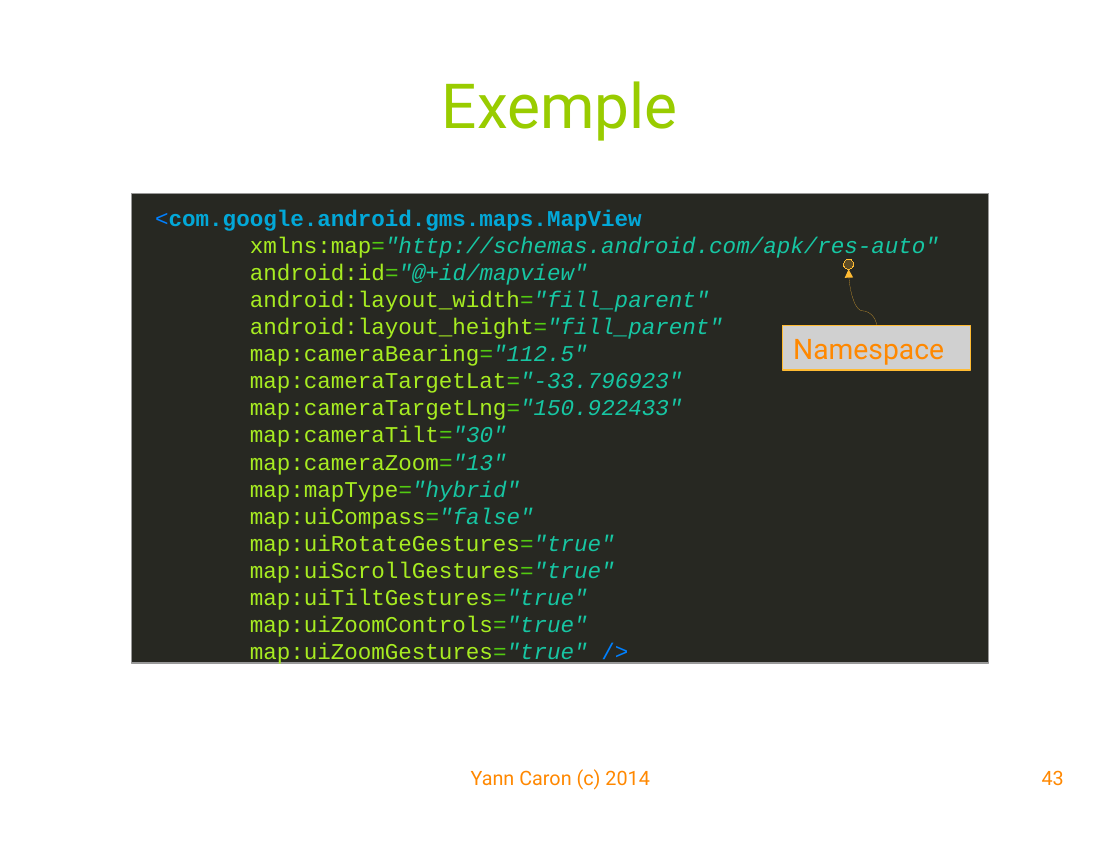
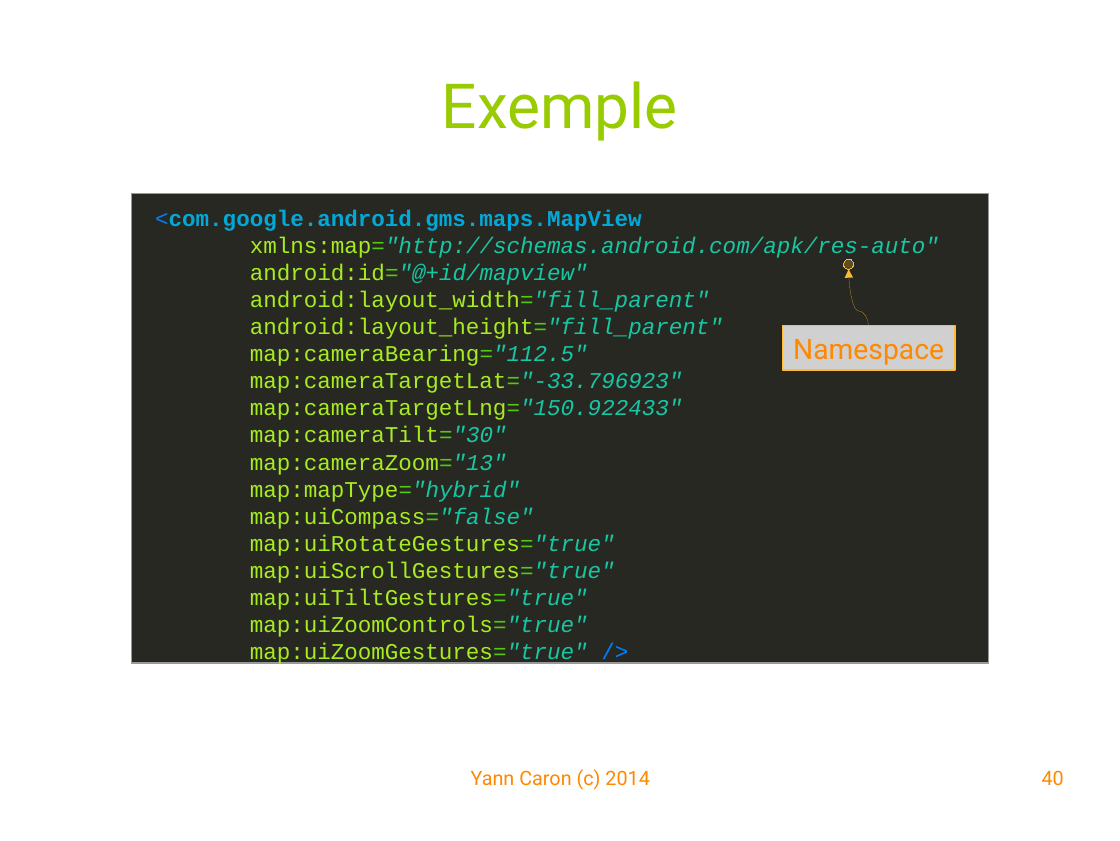
Before and after one commit to YannCaron/Android-ENSG, a slide deck: slide 40 of 05 - Google Map.odp (slide 43 before the commit). Drawn at 1120x841 pixels with LibreOffice and Linux fonts; fonts in the diff are those of the drawing; grey boxes stand for pictures; background and template pictures are left out. Boxes give left, top, right and bottom in pixels: in the first picture for what was removed or moved away, otherwise in the second. Text is boxed around its words. In the diff, an @@ line names an element or a change of style, - is before the commit and + after.

```diff
--- a/05 - Google Map.odp
+++ b/05 - Google Map.odp
@@ curved arrow moved from (876, 325) - (849, 269) to (869, 325) - (849, 269) @@
@@ picture "Namespace": place and size @@
-picture "Namespace" at box(783, 325, 971, 370)
+picture "Namespace" at box(783, 325, 955, 370)
@@ page number at box(1042, 770, 1064, 786): text changed @@
-43
+40
```
Also in this commit, not shown: 19 other slides changed, 5 slides added, 8 slides removed, 16 other files.
